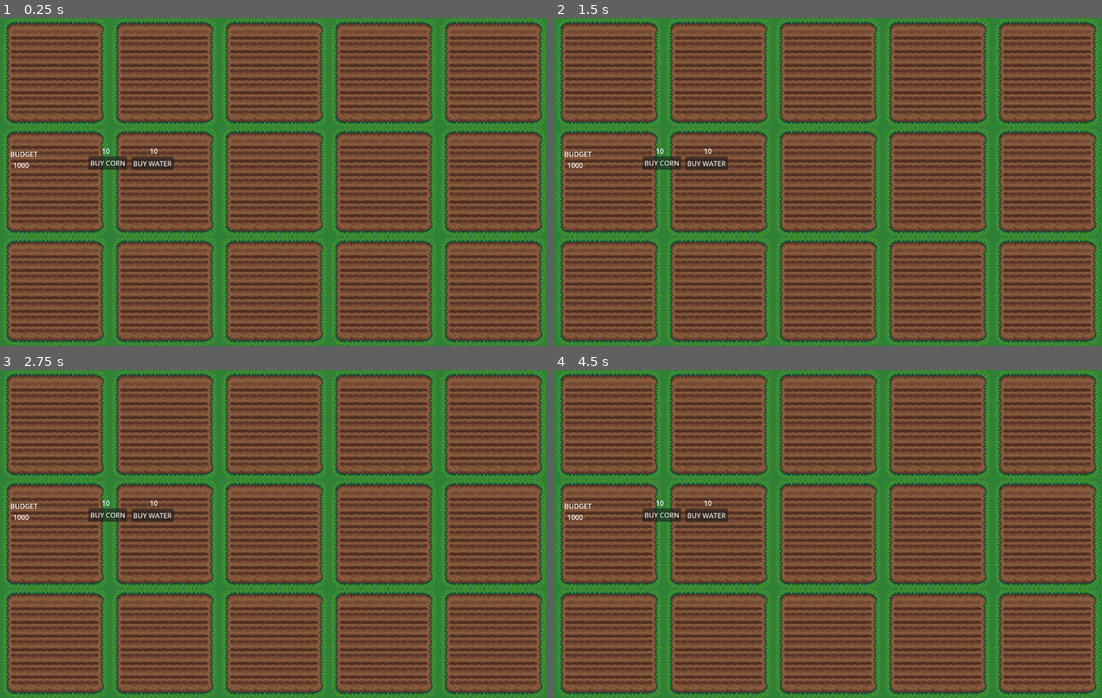
Above: before the commit, frames 1-4 (two rows, left to right).
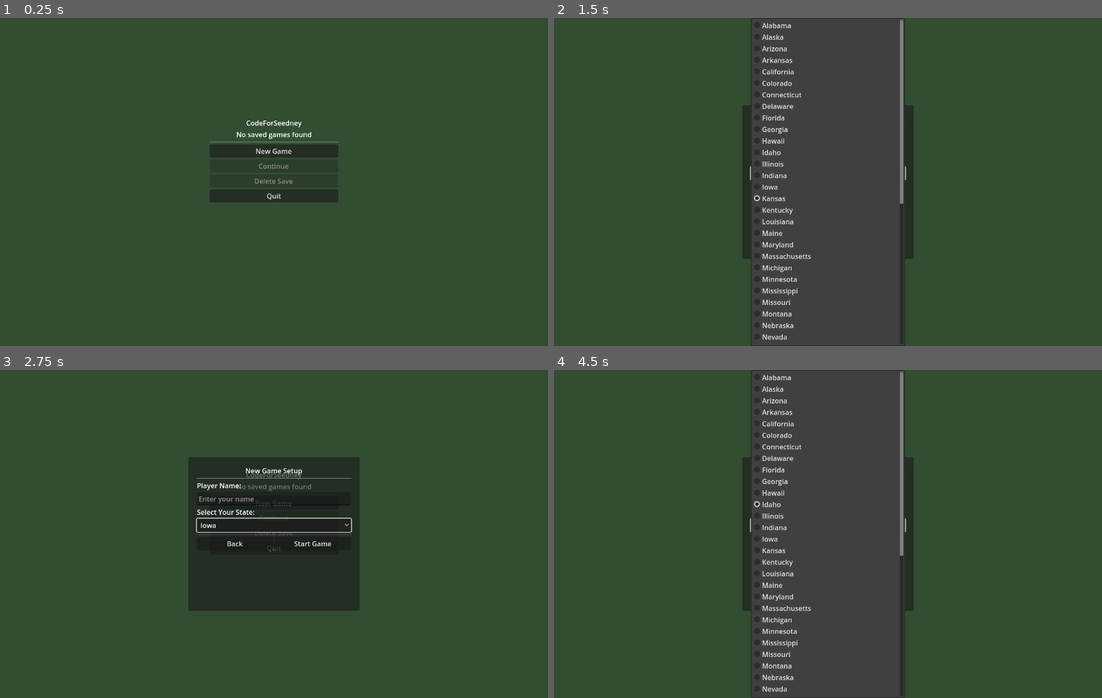
Above: after the commit, the same moments.

Repository: Code-for-Sydney/CodeForSeedney
Game: Godot game, scene res://scenes/MainMenu.tscn
Two runs of this game, one before a commit and one after it. Both use one fixed random seed, a clock stepped at 60 frames per second and the inputs below. Before the commit the project starts from res://scenes/world.tscn.
Inputs (mouse positions are in pixels of both pictures, inside the frame that each line leads up to):
- Up to frame 1 (0.25 s): no input
- Up to frame 2 (1.5 s): click (828, 152) at 0.5 s, where only the run after the commit has a clickable "New Game"; click (828, 172) at 1.25 s, where only the run after the commit has a clickable "Kansas"
- Up to frame 3 (2.75 s): click (235, 543) at 2 s, where only the run after the commit has a clickable "Back"
- Up to frame 4 (4.5 s): click (828, 524) at 2.75 s, where only the run after the commit has a clickable "Iowa"; click (828, 504) at 3.5 s, where only the run after the commit has a clickable "New Game"; click (828, 524) at 4.25 s, where only the run after the commit has a clickable "Idaho"

The runs differ from the first frame. In frame 1, 98% of the frame differs, in the area x 0-100%, y 0-100%; in frame 2, 98%; in frame 3, 98%; in frame 4, 98%.

Commit message:
🎩🦖 ↝ [SAVE-1 STATE-1 TIMING-1]: Added stuff (mainly timing/save game data)

Diff:
--- a/project.godot
+++ b/project.godot
@@ -11,7 +11,7 @@
 [application]
 
 config/name="CodeForSeedney"
-run/main_scene="uid://ckavqb25bdaul"
+run/main_scene="res://scenes/MainMenu.tscn"
 config/features=PackedStringArray("4.5", "GL Compatibility")
 config/icon="res://icon.svg"
 
--- /dev/null
+++ b/scenes/MainMenu.gd
@@ -0,0 +1,159 @@
+extends Control
+
+@onready var new_game_button: Button = $VBoxContainer/NewGameButton
+@onready var continue_button: Button = $VBoxContainer/ContinueButton
+@onready var delete_save_button: Button = $VBoxContainer/DeleteSaveButton
+@onready var quit_button: Button = $VBoxContainer/QuitButton
+
+@onready var new_game_panel: Panel = $NewGamePanel
+@onready var player_name_input: LineEdit = $NewGamePanel/VBoxContainer/PlayerNameInput
+@onready var state_dropdown: OptionButton = $NewGamePanel/VBoxContainer/StateDropdown
+@onready var start_game_button: Button = $NewGamePanel/VBoxContainer/ButtonContainer/StartGameButton
+@onready var back_button: Button = $NewGamePanel/VBoxContainer/ButtonContainer/BackButton
+
+@onready var title_label: Label = $VBoxContainer/TitleLabel
+@onready var save_info_label: Label = $VBoxContainer/SaveInfoLabel
+
+func _ready():
+	if new_game_button:
+		new_game_button.pressed.connect(_on_new_game_pressed)
+	if continue_button:
+		continue_button.pressed.connect(_on_continue_pressed)
+	if delete_save_button:
+		delete_save_button.pressed.connect(_on_delete_save_pressed)
+	if quit_button:
+		quit_button.pressed.connect(_on_quit_pressed)
+	if start_game_button:
+		start_game_button.pressed.connect(_on_start_game_pressed)
+	if back_button:
+		back_button.pressed.connect(_on_back_pressed)
+
+	setup_state_dropdown()
+
+	setup_save_info()
+
+	if new_game_panel:
+		new_game_panel.visible = false
+
+	if player_name_input:
+		player_name_input.placeholder_text = "Enter your name"
+
+func setup_save_info():
+	"""Setup save file information display and continue button state"""
+	var has_save = Global.has_save_file()
+
+	if continue_button:
+		continue_button.disabled = not has_save
+
+	if delete_save_button:
+		delete_save_button.disabled = not has_save
+
+	if save_info_label:
+		if has_save:
+			var save_info = Global.get_save_file_info()
+			if save_info.size() > 0:
+				var play_time_float = float(save_info.play_time_seconds)
+				var play_hours = int(play_time_float / 3600.0)
+				var play_minutes = int(fmod(play_time_float, 3600.0) / 60.0)
+				var time_text = ""
+				if play_hours > 0:
+					time_text = str(play_hours) + "h " + str(play_minutes) + "m"
+				else:
+					time_text = str(play_minutes) + "m"
+
+				save_info_label.text = "Last Save: %s (%s)\nBudget: $%s | Planted: %s | Harvested: %s\nState: %s" % [
+					str(save_info.player_name),
+					str(time_text),
+					str(save_info.budget),
+					str(save_info.total_crops_planted),
+					str(save_info.total_crops_harvested),
+					str(save_info.selected_state)
+				]
+				save_info_label.visible = true
+			else:
+				save_info_label.visible = false
+		else:
+			save_info_label.text = "No saved games found"
+			save_info_label.visible = true
+
+func setup_state_dropdown():
+	"""Populate the state dropdown with US states"""
+	if not state_dropdown:
+		return
+
+	state_dropdown.clear()
+	for state in Global.us_states:
+		state_dropdown.add_item(state)
+
+	var default_index = Global.us_states.find("Kansas")
+	if default_index != -1:
+		state_dropdown.selected = default_index
+
+func _on_new_game_pressed():
+	"""Show the new game setup panel"""
+	if new_game_panel:
+		new_game_panel.visible = true
+	if player_name_input:
+		player_name_input.grab_focus()
+
+func _on_continue_pressed():
+	"""Load existing save and start the game"""
+	if Global.load_game():
+		get_tree().change_scene_to_file("res://scenes/world.tscn")
+	else:
+		if continue_button:
+			continue_button.disabled = true
+		push_error("Failed to load save file")
+
+func _on_quit_pressed():
+	"""Quit the application"""
+	get_tree().quit()
+
+func _on_delete_save_pressed():
+	"""Delete the current save file"""
+	Global.delete_save_file()
+	setup_save_info()
+	print("Save file deleted")
+
+func _on_start_game_pressed():
+	"""Start a new game with the provided player data"""
+	if not player_name_input or not state_dropdown:
+		show_error("UI elements not properly initialized!")
+		return
+
+	var player_name = player_name_input.text.strip_edges()
+
+	# Validate input
+	if player_name.length() == 0:
+		show_error("Please enter your name!")
+		return
+
+	if player_name.length() < 2:
+		show_error("Name must be at least 2 characters long!")
+		return
+
+	var selected_state = Global.us_states[state_dropdown.selected]
+
+	# Start new game
+	Global.start_new_game(player_name, selected_state)
+
+	get_tree().change_scene_to_file("res://scenes/world.tscn")
+
+func _on_back_pressed():
+	"""Return to main menu from new game setup"""
+	if new_game_panel:
+		new_game_panel.visible = false
+	if player_name_input:
+		player_name_input.text = ""
+
+func show_error(message: String):
+	"""Display an error message to the user"""
+	push_error(message)
+
+func _input(event):
+	"""Handle keyboard input"""
+	if event is InputEventKey and event.pressed:
+		if new_game_panel and new_game_panel.visible and event.keycode == KEY_ENTER:
+			_on_start_game_pressed()
+		elif new_game_panel and new_game_panel.visible and event.keycode == KEY_ESCAPE:
+			_on_back_pressed()
--- /dev/null
+++ b/scenes/MainMenu.tscn
@@ -0,0 +1,122 @@
+[gd_scene load_steps=2 format=3 uid="uid://bd4h2qj2v6u8x"]
+
+[ext_resource type="Script" path="res://scenes/MainMenu.gd" id="1_7xk4v"]
+
+[node name="MainMenu" type="Control"]
+layout_mode = 3
+anchors_preset = 15
+anchor_right = 1.0
+anchor_bottom = 1.0
+script = ExtResource("1_7xk4v")
+
+[node name="Background" type="ColorRect" parent="."]
+layout_mode = 1
+anchors_preset = 15
+anchor_right = 1.0
+anchor_bottom = 1.0
+color = Color(0.2, 0.3, 0.2, 1)
+
+[node name="VBoxContainer" type="VBoxContainer" parent="."]
+layout_mode = 1
+anchors_preset = 8
+anchor_left = 0.5
+anchor_top = 0.5
+anchor_right = 0.5
+anchor_bottom = 0.5
+offset_left = -150.0
+offset_top = -150.0
+offset_right = 150.0
+offset_bottom = 150.0
+
+[node name="TitleLabel" type="Label" parent="VBoxContainer"]
+layout_mode = 2
+text = "CodeForSeedney"
+horizontal_alignment = 1
+vertical_alignment = 1
+
+[node name="SaveInfoLabel" type="Label" parent="VBoxContainer"]
+layout_mode = 2
+text = ""
+horizontal_alignment = 1
+vertical_alignment = 1
+
+[node name="HSeparator" type="HSeparator" parent="VBoxContainer"]
+layout_mode = 2
+
+[node name="NewGameButton" type="Button" parent="VBoxContainer"]
+layout_mode = 2
+text = "New Game"
+
+[node name="ContinueButton" type="Button" parent="VBoxContainer"]
+layout_mode = 2
+text = "Continue"
+
+[node name="DeleteSaveButton" type="Button" parent="VBoxContainer"]
+layout_mode = 2
+text = "Delete Save"
+
+[node name="QuitButton" type="Button" parent="VBoxContainer"]
+layout_mode = 2
+text = "Quit"
+
+[node name="NewGamePanel" type="Panel" parent="."]
+visible = false
+layout_mode = 1
+anchors_preset = 8
+anchor_left = 0.5
+anchor_top = 0.5
+anchor_right = 0.5
+anchor_bottom = 0.5
+offset_left = -200.0
+offset_top = -180.0
+offset_right = 200.0
+offset_bottom = 180.0
+
+[node name="VBoxContainer" type="VBoxContainer" parent="NewGamePanel"]
+layout_mode = 1
+anchors_preset = 15
+anchor_right = 1.0
+anchor_bottom = 1.0
+offset_left = 20.0
+offset_top = 20.0
+offset_right = -20.0
+offset_bottom = -20.0
+
+[node name="NewGameLabel" type="Label" parent="NewGamePanel/VBoxContainer"]
+layout_mode = 2
+text = "New Game Setup"
+horizontal_alignment = 1
+
+[node name="HSeparator" type="HSeparator" parent="NewGamePanel/VBoxContainer"]
+layout_mode = 2
+
+[node name="PlayerNameLabel" type="Label" parent="NewGamePanel/VBoxContainer"]
+layout_mode = 2
+text = "Player Name:"
+
+[node name="PlayerNameInput" type="LineEdit" parent="NewGamePanel/VBoxContainer"]
+layout_mode = 2
+placeholder_text = "Enter your name"
+
+[node name="StateLabel" type="Label" parent="NewGamePanel/VBoxContainer"]
+layout_mode = 2
+text = "Select Your State:"
+
+[node name="StateDropdown" type="OptionButton" parent="NewGamePanel/VBoxContainer"]
+layout_mode = 2
+
+[node name="HSeparator2" type="HSeparator" parent="NewGamePanel/VBoxContainer"]
+layout_mode = 2
+
+[node name="ButtonContainer" type="HBoxContainer" parent="NewGamePanel/VBoxContainer"]
+layout_mode = 2
+
+[node name="BackButton" type="Button" parent="NewGamePanel/VBoxContainer/ButtonContainer"]
+layout_mode = 2
+size_flags_horizontal = 3
+text = "Back"
+
+[node name="StartGameButton" type="Button" parent="NewGamePanel/VBoxContainer/ButtonContainer"]
+layout_mode = 2
+size_flags_horizontal = 3
+text = "Start Game"
--- a/scenes/world.gd
+++ b/scenes/world.gd
@@ -7,6 +7,71 @@
 var crop : Dictionary
 
 @export var block : Dictionary[String, BlockData]
+
+# Auto-save timer
+var auto_save_timer : Timer
+
+func _ready():
+	Global.set_world_scene_reference(self)
+
+	load_world_state()
+
+	if not Global.has_save_file() and Global.player_name == "":
+		print("No save file found and no player data - creating default save")
+		Global.start_new_game("Player", "Kansas")
+
+	auto_save_timer = Timer.new()
+	auto_save_timer.wait_time = 30.0
+	auto_save_timer.timeout.connect(_auto_save)
+	auto_save_timer.autostart = true
+	add_child(auto_save_timer)
+
+func load_world_state():
+	"""Load the world state from Global if it exists"""
+	if Global.current_world_scene is SaveGame:
+		var save_data = Global.current_world_scene as SaveGame
+		var world_state = save_data.load_world_state()
+
+		water_level = world_state.water_levels
+
+		crop = world_state.crop_data
+		for pos in crop:
+			var crop_data = crop[pos]
+			var crop_name = crop_data["name"]
+			var duration = crop_data["duration"]
+
+			if block.has(crop_name):
+				var growth_index = 0
+				if duration >= 0:
+					if duration >= block[crop_name].duration:
+						growth_index = block[crop_name].atlas_coords.size() - 1
+					else:
+						growth_index = block[crop_name].growth_index(duration)
+				else:
+					growth_index = block[crop_name].atlas_coords.size() - 1
+
+				set_tile(crop_name, pos, crop_layer, growth_index)
+
+		Global.current_world_scene = null
+		print("World state loaded successfully")
+
+func get_world_state() -> Dictionary:
+	"""Return current world state for saving"""
+	return {
+		"water_levels": water_level,
+		"crop_data": crop
+	}
+
+func _auto_save():
+	print("Auto-save triggered")
+	Global.save_game()
+	print("Auto-save completed")
+
+func _unhandled_input(event):
+	if event is InputEventKey and event.pressed and event.keycode == KEY_ESCAPE:
+		# Save before returning to menu
+		Global.save_game()
+		get_tree().change_scene_to_file("res://scenes/MainMenu.tscn")
 
 func _physics_process(delta: float) -> void:
 	for pos in water_level:
@@ -39,11 +104,25 @@
 				var tile_name = data.get_custom_data("tile_name")
 				watering_tile(tile_name, tile_pos, 1.0)
 
-			harvesting(tile_pos)
+			var harvested = harvesting(tile_pos)
+			if harvested:
+				# Save after harvesting
+				Global.save_game()
 
 		if event.button_index == MOUSE_BUTTON_RIGHT:
-			set_tile(Global.current_tool, tile_pos, crop_layer)
-			crop[tile_pos] = { "name" : Global.current_tool, "duration" : 0 }
+			plant_crop(tile_pos)
+
+func plant_crop(tile_pos: Vector2i):
+	"""Plant a crop and track the action"""
+	if Global.crops.has(Global.current_tool) and Global.crops[Global.current_tool] > 0:
+		set_tile(Global.current_tool, tile_pos, crop_layer)
+		crop[tile_pos] = { "name" : Global.current_tool, "duration" : 0 }
+		Global.crops[Global.current_tool] -= 1
+		Global.track_crop_planted()
+
+		# Save after planting
+		Global.save_game()
+		print("Planted ", Global.current_tool, " at ", tile_pos)
 
 func get_snapped_position(global_pos: Vector2) -> Vector2i:
 	var local_pos = crop_layer.to_local(global_pos)
@@ -67,8 +146,14 @@
 		#var tile_name = data.get_custom_data("tile_name")
 		#set_tile(tile_name, pos, ground)
 
-func harvesting(pos):
+func harvesting(pos) -> bool:
+	"""Harvest a crop and return true if something was harvested"""
 	if crop_layer.get_cell_source_id(pos) != -1 and crop.has(pos) and crop[pos]["duration"] < 0:
 		crop_layer.erase_cell(pos)
 		crop.erase(pos)
-		Global.budget += 100
+		var money_gained = 100
+		Global.budget += money_gained
+		Global.track_crop_harvested(money_gained)
+		print("Harvested crop at ", pos, " for $", money_gained)
+		return true
+	return false
--- /dev/null
+++ b/scripts/SaveGame.gd
@@ -0,0 +1,72 @@
+extends Resource
+class_name SaveGame
+
+@export var player_name: String = ""
+@export var selected_state: String = ""
+@export var game_start_time: String = ""
+@export var save_date: String = ""
+@export var play_time_seconds: float = 0.0
+
+@export var budget: int = 1000
+@export var crops: Dictionary = {"corn": 10, "wheat": 10, "soy": 10}
+@export var water: int = 10
+@export var fertiliser: int = 10
+@export var current_tool: String = "corn"
+
+@export var world_water_levels: Dictionary = {}
+@export var world_crops: Dictionary = {}
+
+@export var total_crops_planted: int = 0
+@export var total_crops_harvested: int = 0
+@export var total_money_earned: int = 0
+
+func _init():
+	save_date = Time.get_datetime_string_from_system()
+
+func vector2i_to_string(pos: Vector2i) -> String:
+	return str(pos.x) + "," + str(pos.y)
+
+func string_to_vector2i(pos_string: String) -> Vector2i:
+	var parts = pos_string.split(",")
+	return Vector2i(int(parts[0]), int(parts[1]))
+
+func save_world_state(water_levels: Dictionary, crop_data: Dictionary):
+	"""Convert world state dictionaries to serializable format"""
+	world_water_levels.clear()
+	world_crops.clear()
+
+	# Convert water levels
+	for pos in water_levels:
+		var pos_string = vector2i_to_string(pos)
+		world_water_levels[pos_string] = water_levels[pos]
+
+	# Convert crop data
+	for pos in crop_data:
+		var pos_string = vector2i_to_string(pos)
+		world_crops[pos_string] = {
+			"name": crop_data[pos]["name"],
+			"duration": crop_data[pos]["duration"]
+		}
+
+func load_world_state() -> Dictionary:
+	"""Convert serialized world state back to usable format"""
+	var water_levels = {}
+	var crop_data = {}
+
+	# Convert water levels back to Vector2i keys
+	for pos_string in world_water_levels:
+		var pos = string_to_vector2i(pos_string)
+		water_levels[pos] = world_water_levels[pos_string]
+
+	# Convert crop data back to Vector2i keys
+	for pos_string in world_crops:
+		var pos = string_to_vector2i(pos_string)
+		crop_data[pos] = {
+			"name": world_crops[pos_string]["name"],
+			"duration": world_crops[pos_string]["duration"]
+		}
+
+	return {
+		"water_levels": water_levels,
+		"crop_data": crop_data
+	}
--- a/scripts/global.gd
+++ b/scripts/global.gd
@@ -1,10 +1,281 @@
 extends Node
 
 var current_tool : String = "corn"
-
 var budget: int = 1000
-
 var crops = { "corn" : 10, "wheat" : 10, "soy" : 10 }
-
 var water = 10
 var fertiliser = 10
+
+var player_name: String = ""
+var selected_state: String = ""
+var game_start_time: String = ""
+var session_start_time: float = 0.0
+
+var total_crops_planted: int = 0
+var total_crops_harvested: int = 0
+var total_money_earned: int = 0
+
+var current_world_scene = null
+
+const SAVE_FILE_PATH = "user://savegame.tres"
+
+var us_states = [
+	"Alabama", "Alaska", "Arizona", "Arkansas", "California", "Colorado",
+	"Connecticut", "Delaware", "Florida", "Georgia", "Hawaii", "Idaho",
+	"Illinois", "Indiana", "Iowa", "Kansas", "Kentucky", "Louisiana",
+	"Maine", "Maryland", "Massachusetts", "Michigan", "Minnesota",
+	"Mississippi", "Missouri", "Montana", "Nebraska", "Nevada",
+	"New Hampshire", "New Jersey", "New Mexico", "New York",
+	"North Carolina", "North Dakota", "Ohio", "Oklahoma", "Oregon",
+	"Pennsylvania", "Rhode Island", "South Carolina", "South Dakota",
+	"Tennessee", "Texas", "Utah", "Vermont", "Virginia", "Washington",
+	"West Virginia", "Wisconsin", "Wyoming"
+]
+
+func _ready():
+	session_start_time = Time.get_ticks_msec() / 1000.0
+
+	var user_dir = OS.get_user_data_dir()
+	print("User data directory: ", user_dir)
+	print("Full save path will be: ", ProjectSettings.globalize_path(SAVE_FILE_PATH))
+
+	test_file_access()
+
+func start_new_game(player_name_input: String, state_input: String):
+	"""Initialize a new game with player data and record start time"""
+	player_name = player_name_input
+	selected_state = state_input
+	game_start_time = Time.get_datetime_string_from_system()
+	session_start_time = Time.get_ticks_msec() / 1000.0
+
+	# Reset game state for new game
+	budget = 1000
+	crops = { "corn" : 10, "wheat" : 10, "soy" : 10 }
+	water = 10
+	fertiliser = 10
+	current_tool = "corn"
+
+	save_game()
+
+func save_game():
+	"""Save the current game state"""
+	print("Attempting to save game...")
+
+	var save_data = {
+		"player_name": player_name,
+		"selected_state": selected_state,
+		"game_start_time": game_start_time,
+		"budget": budget,
+		"crops": crops,
+		"water": water,
+		"fertiliser": fertiliser,
+		"current_tool": current_tool,
+		"play_time_seconds": (Time.get_ticks_msec() / 1000.0) - session_start_time,
+		"total_crops_planted": total_crops_planted,
+		"total_crops_harvested": total_crops_harvested,
+		"total_money_earned": total_money_earned,
+		"save_date": Time.get_datetime_string_from_system()
+	}
+
+	if current_world_scene and current_world_scene.has_method("get_world_state"):
+		var world_state = current_world_scene.get_world_state()
+		save_data["world_water_levels"] = {}
+		save_data["world_crops"] = {}
+
+		for pos in world_state.water_levels:
+			save_data["world_water_levels"][str(pos.x) + "," + str(pos.y)] = world_state.water_levels[pos]
+
+		for pos in world_state.crop_data:
+			save_data["world_crops"][str(pos.x) + "," + str(pos.y)] = world_state.crop_data[pos]
+
+		print("World state saved: ", save_data["world_crops"].size(), " crops, ", save_data["world_water_levels"].size(), " water tiles")
+
+	var json_file = FileAccess.open("user://savegame.json", FileAccess.WRITE)
+	if json_file:
+		json_file.store_string(JSON.stringify(save_data))
+		json_file.close()
+		print("JSON save successful")
+	else:
+		print("JSON save failed")
+
+	var save_game_resource = SaveGame.new()
+	save_game_resource.player_name = player_name
+	save_game_resource.selected_state = selected_state
+	save_game_resource.game_start_time = game_start_time
+	save_game_resource.budget = budget
+	save_game_resource.crops = crops
+	save_game_resource.water = water
+	save_game_resource.fertiliser = fertiliser
+	save_game_resource.current_tool = current_tool
+	save_game_resource.play_time_seconds = (Time.get_ticks_msec() / 1000.0) - session_start_time
+	save_game_resource.total_crops_planted = total_crops_planted
+	save_game_resource.total_crops_harvested = total_crops_harvested
+	save_game_resource.total_money_earned = total_money_earned
+
+	if current_world_scene and current_world_scene.has_method("get_world_state"):
+		var world_state = current_world_scene.get_world_state()
+		save_game_resource.save_world_state(world_state.water_levels, world_state.crop_data)
+
+	var error = ResourceSaver.save(save_game_resource, SAVE_FILE_PATH)
+	if error == OK:
+		print("Game saved successfully to: ", SAVE_FILE_PATH)
+	else:
+		print("Failed to save game. Error code: ", error)
+
+func load_game() -> bool:
+	"""Load the game state from save file. Returns true if successful."""
+	print("Attempting to load game from: ", SAVE_FILE_PATH)
+
+	# Try loading the resource file first
+	if FileAccess.file_exists(SAVE_FILE_PATH):
+		var save_game_resource = load(SAVE_FILE_PATH) as SaveGame
+		if save_game_resource != null:
+			print("Successfully loaded resource save file")
+			restore_game_state_from_resource(save_game_resource)
+			return true
+		else:
+			print("Resource save file exists but failed to load")
+
+	if FileAccess.file_exists("user://savegame.json"):
+		print("Trying JSON save file...")
+		var json_file = FileAccess.open("user://savegame.json", FileAccess.READ)
+		if json_file:
+			var json_string = json_file.get_as_text()
+			json_file.close()
+
+			var json = JSON.new()
+			var parse_result = json.parse(json_string)
+			if parse_result == OK:
+				var save_data = json.data
+				restore_game_state_from_dict(save_data)
+				print("Successfully loaded JSON save file")
+				return true
+			else:
+				print("Failed to parse JSON save file")
+		else:
+			print("Failed to open JSON save file")
+
+	print("No valid save file found")
+	return false
+
+func restore_game_state_from_resource(save_game_resource: SaveGame):
+	"""Restore game state from SaveGame resource"""
+	player_name = save_game_resource.player_name
+	selected_state = save_game_resource.selected_state
+	game_start_time = save_game_resource.game_start_time
+	budget = save_game_resource.budget
+	crops = save_game_resource.crops
+	water = save_game_resource.water
+	fertiliser = save_game_resource.fertiliser
+	current_tool = save_game_resource.current_tool
+	total_crops_planted = save_game_resource.total_crops_planted
+	total_crops_harvested = save_game_resource.total_crops_harvested
+	total_money_earned = save_game_resource.total_money_earned
+
+	current_world_scene = save_game_resource
+	print("Loaded player: ", player_name, " from ", selected_state)
+
+func restore_game_state_from_dict(save_data: Dictionary):
+	"""Restore game state from dictionary"""
+	player_name = save_data.get("player_name", "")
+	selected_state = save_data.get("selected_state", "")
+	game_start_time = save_data.get("game_start_time", "")
+	budget = save_data.get("budget", 1000)
+	crops = save_data.get("crops", {"corn": 10, "wheat": 10, "soy": 10})
+	water = save_data.get("water", 10)
+	fertiliser = save_data.get("fertiliser", 10)
+	current_tool = save_data.get("current_tool", "corn")
+	total_crops_planted = save_data.get("total_crops_planted", 0)
+	total_crops_harvested = save_data.get("total_crops_harvested", 0)
+	total_money_earned = save_data.get("total_money_earned", 0)
+
+	var fake_save = SaveGame.new()
+	fake_save.player_name = player_name
+	fake_save.selected_state = selected_state
+	fake_save.game_start_time = game_start_time
+	fake_save.world_water_levels = save_data.get("world_water_levels", {})
+	fake_save.world_crops = save_data.get("world_crops", {})
+
+	current_world_scene = fake_save
+	print("Loaded player from JSON: ", player_name, " from ", selected_state)
+
+func has_save_file() -> bool:
+	"""Check if a save file exists"""
+	var resource_exists = FileAccess.file_exists(SAVE_FILE_PATH)
+	var json_exists = FileAccess.file_exists("user://savegame.json")
+	var exists = resource_exists or json_exists
+	print("Checking for save files - Resource: ", resource_exists, " JSON: ", json_exists, " - Has save: ", exists)
+	return exists
+
+func delete_save_file():
+	"""Delete the current save file"""
+	if FileAccess.file_exists(SAVE_FILE_PATH):
+		DirAccess.remove_absolute(SAVE_FILE_PATH)
+
+func get_save_file_info() -> Dictionary:
+	"""Get information about the save file for display"""
+	# Try resource file first
+	if FileAccess.file_exists(SAVE_FILE_PATH):
+		var save_game_resource = load(SAVE_FILE_PATH) as SaveGame
+		if save_game_resource != null:
+			return {
+				"player_name": save_game_resource.player_name,
+				"selected_state": save_game_resource.selected_state,
+				"game_start_time": save_game_resource.game_start_time,
+				"save_date": save_game_resource.save_date,
+				"play_time_seconds": save_game_resource.play_time_seconds,
+				"budget": save_game_resource.budget,
+				"total_crops_planted": save_game_resource.total_crops_planted,
+				"total_crops_harvested": save_game_resource.total_crops_harvested,
+				"total_money_earned": save_game_resource.total_money_earned
+			}
+
+	if FileAccess.file_exists("user://savegame.json"):
+		var json_file = FileAccess.open("user://savegame.json", FileAccess.READ)
+		if json_file:
+			var json_string = json_file.get_as_text()
+			json_file.close()
+
+			var json = JSON.new()
+			var parse_result = json.parse(json_string)
+			if parse_result == OK:
+				var save_data = json.data
+				return {
+					"player_name": save_data.get("player_name", ""),
+					"selected_state": save_data.get("selected_state", ""),
+					"game_start_time": save_data.get("game_start_time", ""),
+					"save_date": save_data.get("save_date", ""),
+					"play_time_seconds": save_data.get("play_time_seconds", 0.0),
+					"budget": save_data.get("budget", 1000),
+					"total_crops_planted": save_data.get("total_crops_planted", 0),
+					"total_crops_harvested": save_data.get("total_crops_harvested", 0),
+					"total_money_earned": save_data.get("total_money_earned", 0)
+				}
+
+	return {}
+
+func track_crop_planted():
+	"""Increment crop planting counter"""
+	total_crops_planted += 1
+
+func track_crop_harvested(money_gained: int = 100):
+	"""Increment harvest counter and money earned"""
+	total_crops_harvested += 1
+	total_money_earned += money_gained
+
+func set_world_scene_reference(world_scene):
+	"""Set reference to current world scene for state saving"""
+	current_world_scene = world_scene
+
+func test_file_access():
+	"""Test if we can write to the save directory"""
+	var test_path = "user://test_write.txt"
+	var file = FileAccess.open(test_path, FileAccess.WRITE)
+	if file:
+		file.store_string("test")
+		file.close()
+		print("Write test successful")
+		# Clean up
+		DirAccess.remove_absolute(ProjectSettings.globalize_path(test_path))
+	else:
+		print("Write test failed - cannot access user directory")
Not shown, added: scenes/MainMenu.gd.uid
Not shown, added: scripts/SaveGame.gd.uid
